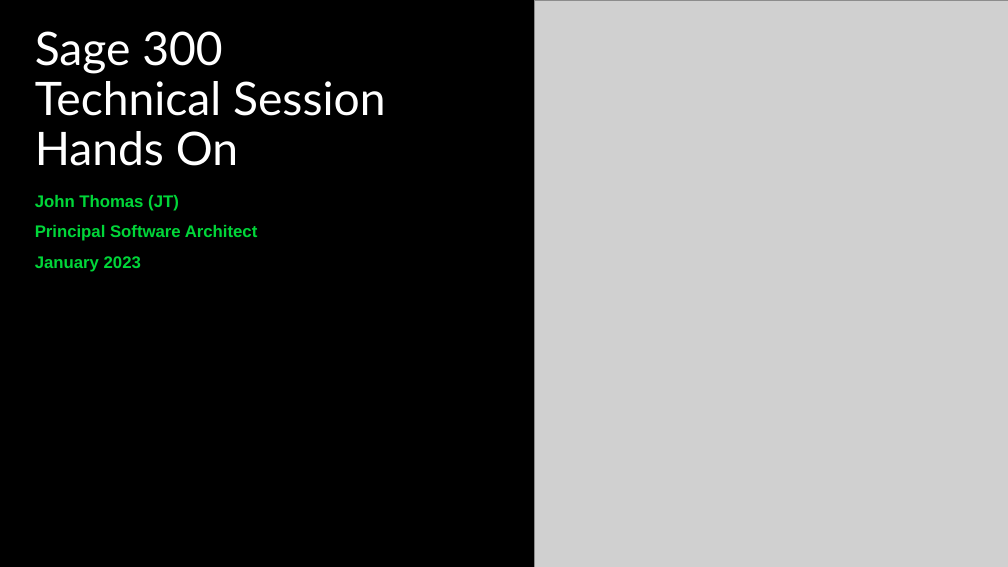
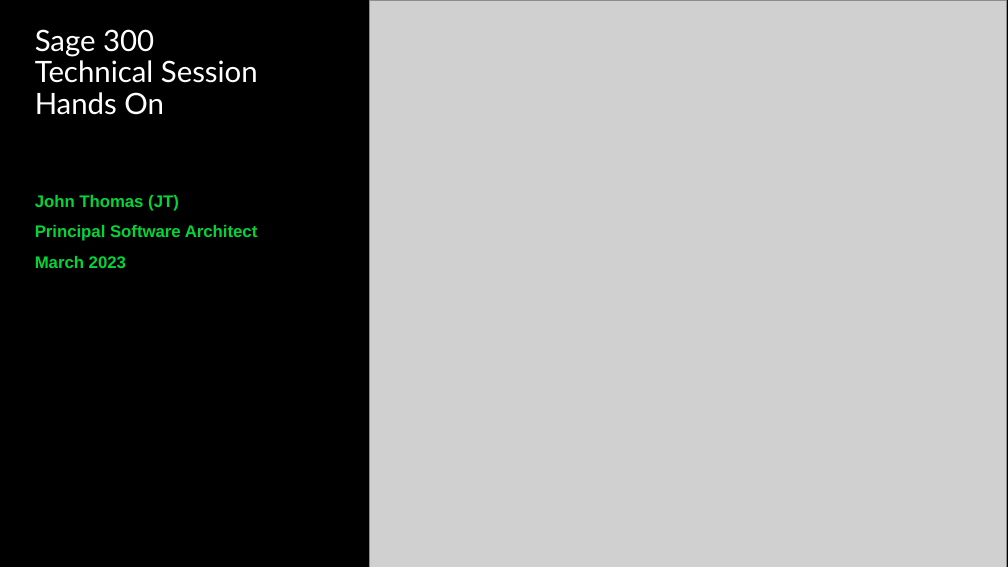
Before and after one commit to SageNADev/Sage300-SDK, a slide deck: slide 1 of docs/presentations/Sage300TechnicalSessionHandsOn.pptx. Drawn at 1008x567 pixels with LibreOffice and Linux fonts; fonts in the diff are those of the drawing; grey boxes stand for pictures; background and template pictures are left out. Boxes give left, top, right and bottom in pixels: in the first picture for what was removed or moved away, otherwise in the second. Text is boxed around its words. In the diff, an @@ line names an element or a change of style, - is before the commit and + after.

Commit message:
Updated Presentations

```diff
--- a/docs/presentations/Sage300TechnicalSessionHandsOn.pptx
+++ b/docs/presentations/Sage300TechnicalSessionHandsOn.pptx
@@ title "Sage 300 Technical Session Hands ..." at box(35, 29, 258, 115): size 44 to 28 pt @@
@@ picture: place and size @@
-picture at box(534, 0, 1008, 567)
+picture at box(369, 0, 1006, 567)
@@ subtitle at box(35, 256, 126, 268): text changed @@
-January 2023
+March 2023
```
Also in this commit, not shown: 32 other slides changed, 2 slides removed.
